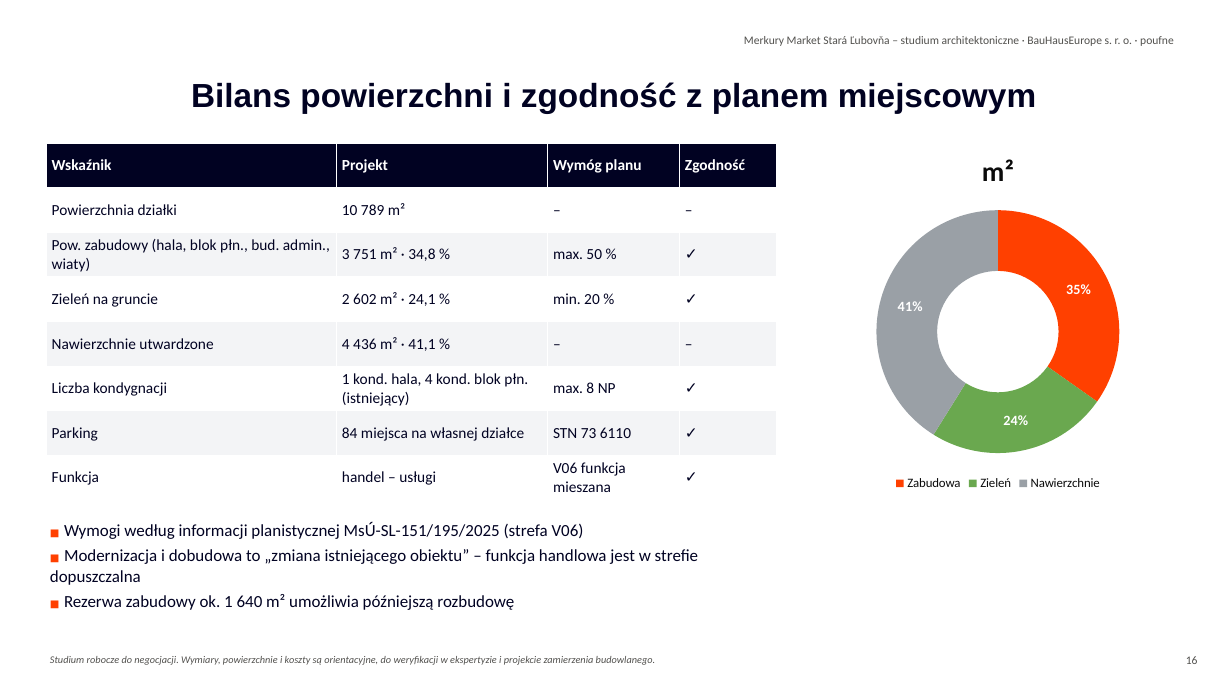
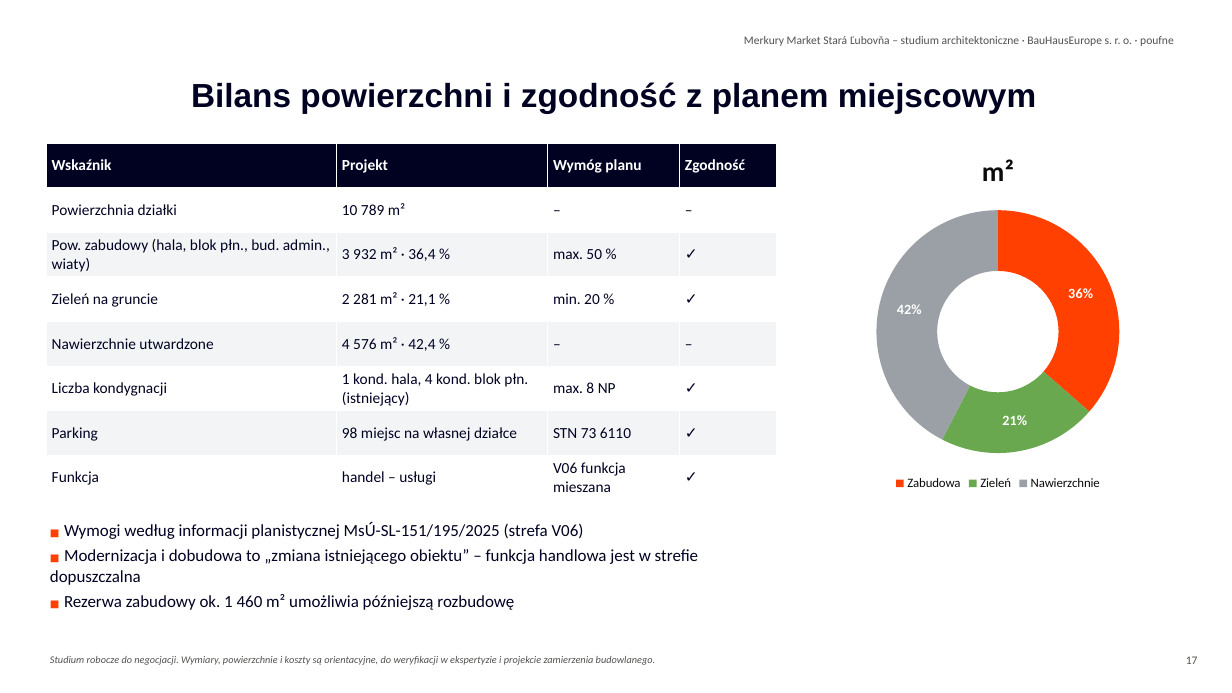
Before and after one commit to Lubo585/Lubo585, a slide deck: slide 17 of business-plan/studia-merkury-market/variant-B-sanacia/Merkury_Market_Stara_Lubovna_wariant_B_modernizacja_dobudowa_PL.pptx (slide 16 before the commit). Drawn at 1232x693 pixels with LibreOffice and Linux fonts; fonts in the diff are those of the drawing; background and template pictures are left out. Boxes give left, top, right and bottom in pixels: in the first picture for what was removed or moved away, otherwise in the second. Text is boxed around its words. In the diff, an @@ line names an element or a change of style, - is before the commit and + after.

```diff
--- a/business-plan/studia-merkury-market/variant-B-sanacia/Merkury_Market_Stara_Lubovna_wariant_B_modernizacja_dobudowa_PL.pptx
+++ b/business-plan/studia-merkury-market/variant-B-sanacia/Merkury_Market_Stara_Lubovna_wariant_B_modernizacja_dobudowa_PL.pptx
@@ table at (x1=46, y1=143, x2=776, y2=500) @@
-row 3, column 2: 3 751 m² · 34,8 %
+row 3, column 2: 3 932 m² · 36,4 %
-row 4, column 2: 2 602 m² · 24,1 %
+row 4, column 2: 2 281 m² · 21,1 %
-row 5, column 2: 4 436 m² · 41,1 %
+row 5, column 2: 4 576 m² · 42,4 %
-row 7, column 2: 84 miejsca na własnej działce
+row 7, column 2: 98 miejsc na własnej działce
@@ doughnut chart at (x1=804, y1=134, x2=1192, y2=494) @@
@@ m², Zabudowa: 35 to 36 @@
@@ m², Zieleń: 24 to 21 @@
@@ m², Nawierzchnie: 41 to 42 @@
@@ text at (x1=64, y1=594, x2=514, y2=610): text changed @@
-■ Rezerwa zabudowy ok. 1 640 m² umożliwia późniejszą rozbudowę
+■ Rezerwa zabudowy ok. 1 460 m² umożliwia późniejszą rozbudowę
@@ text at (x1=1186, y1=656, x2=1198, y2=664): text changed @@
-16
+17
```
Also in this commit, not shown: 19 other slides changed, 1 slide added, 26 other files.
